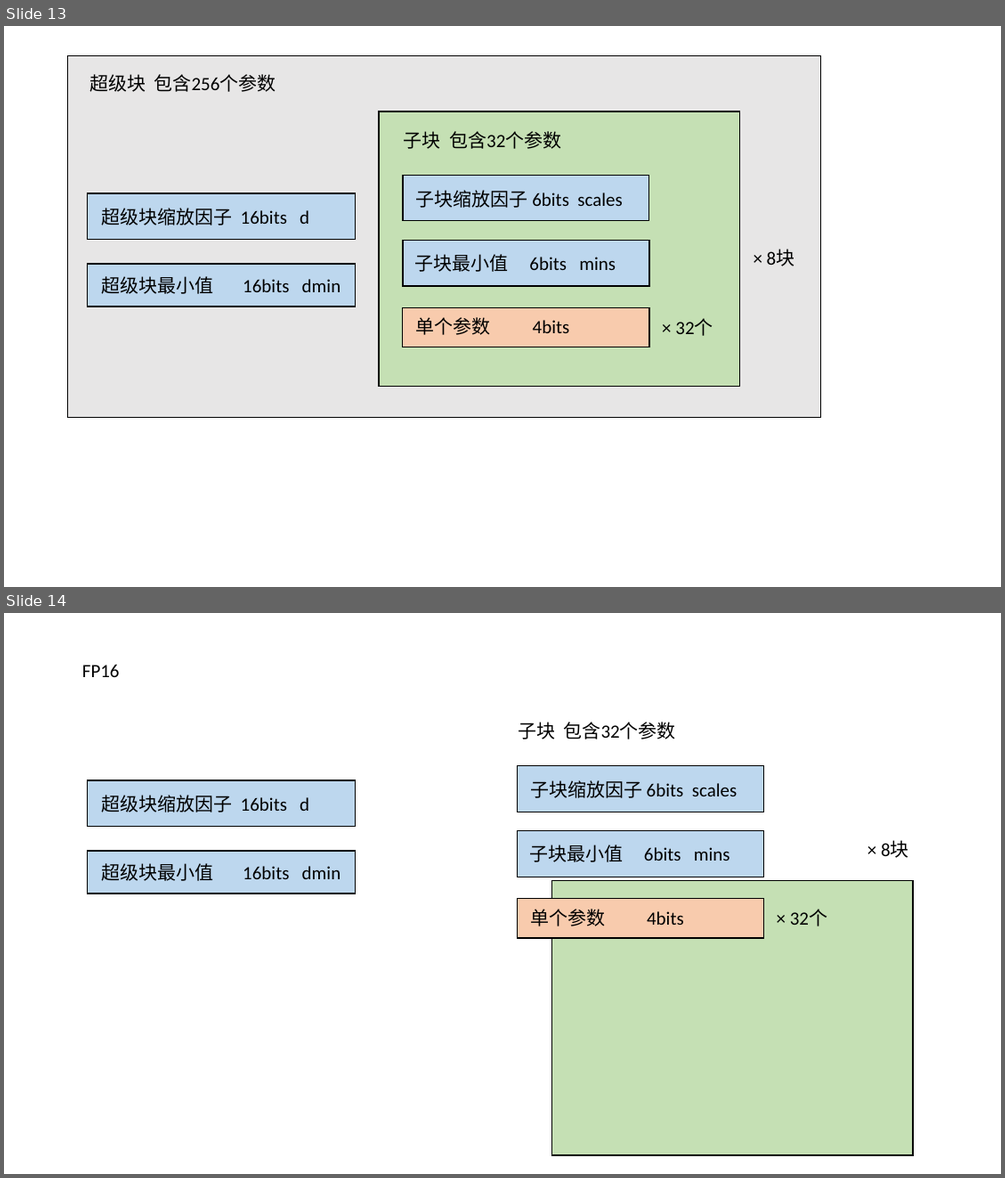
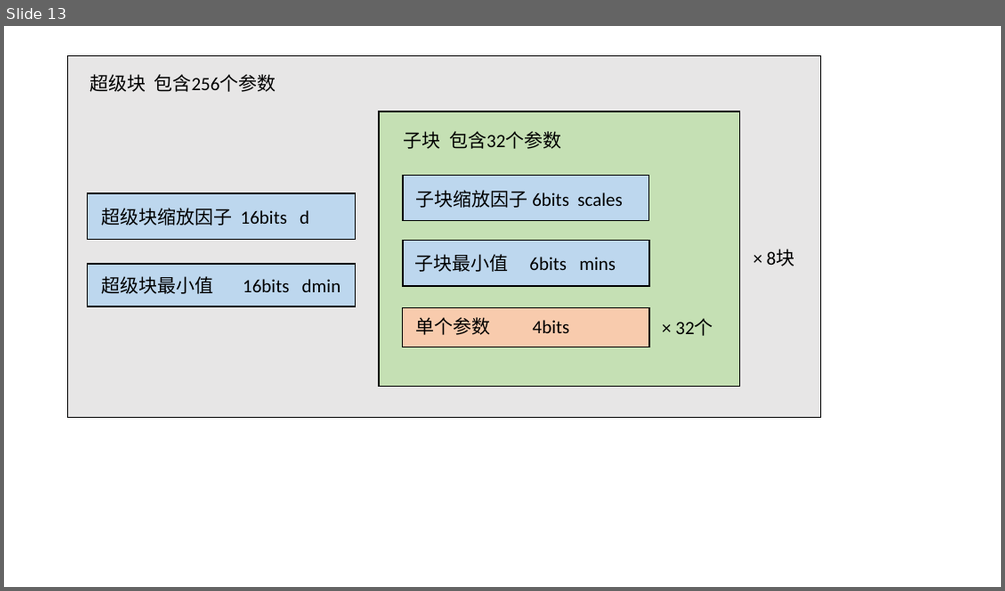
Before and after one commit to jzplp/jzplp.github.io, a slide deck: raws/画图.pptx. Shown one above the other, each under a label of ours: slides 13 and 14 before the commit, slide 13 after it. The pictures are 1005x1178 and 1005x591 pixels, drawn with LibreOffice and Linux fonts; fonts in the diff are those of the drawing. Boxes give left, top, right and bottom in pixels: in the first picture for what was removed or moved away, otherwise in the second. Text is boxed around its words. In the diff, an @@ line names an element or a change of style, - is before the commit and + after.

```diff
--- a/raws/画图.pptx
+++ b/raws/画图.pptx
@@ slide 14 removed at (4, 613, 1001, 1174), background #FFFFFF @@
@@ text removed at (82, 664, 120, 677) @@
-FP16
@@ text removed at (518, 722, 676, 739) @@
-子块 包含32个参数
@@ group removed at (87, 780, 356, 893): 2 rectangles, 2 texts @@
-超级块最小值 16bits dmin
-超级块缩放因子 16bits d
@@ group removed at (517, 765, 764, 877): 2 rectangles, 2 texts @@
-子块缩放因子 6bits scales
-子块最小值 6bits mins
@@ text removed at (881, 840, 909, 858) @@
-× 8块
@@ rectangle removed at (517, 899, 764, 938) @@
@@ rectangle removed at (523, 902, 728, 934) @@
-单个参数 4bits
@@ rectangle removed at (552, 880, 914, 1155) @@
@@ text removed at (790, 909, 827, 926) @@
-× 32个
```
Also in this commit, not shown: 1 slide added, 1 other file.
